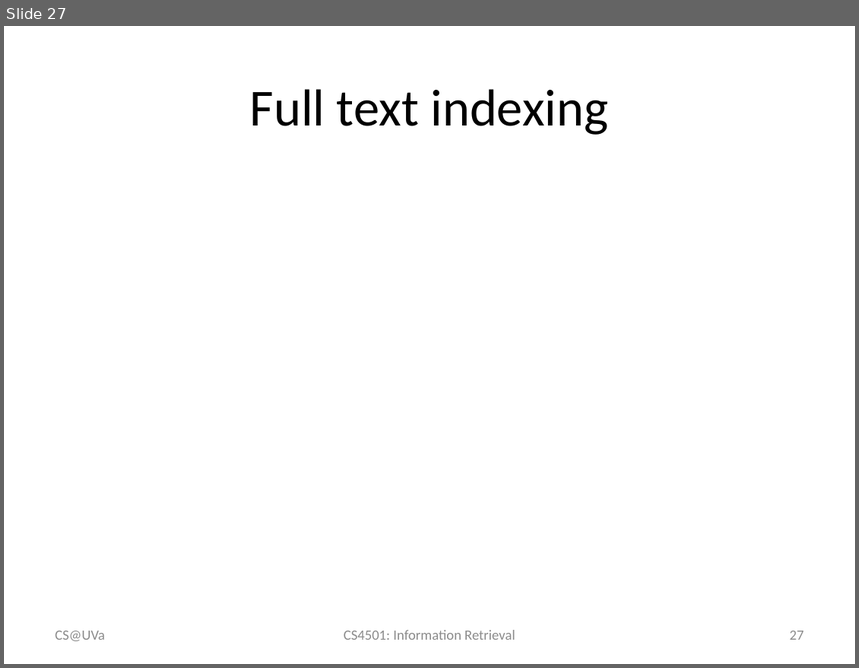
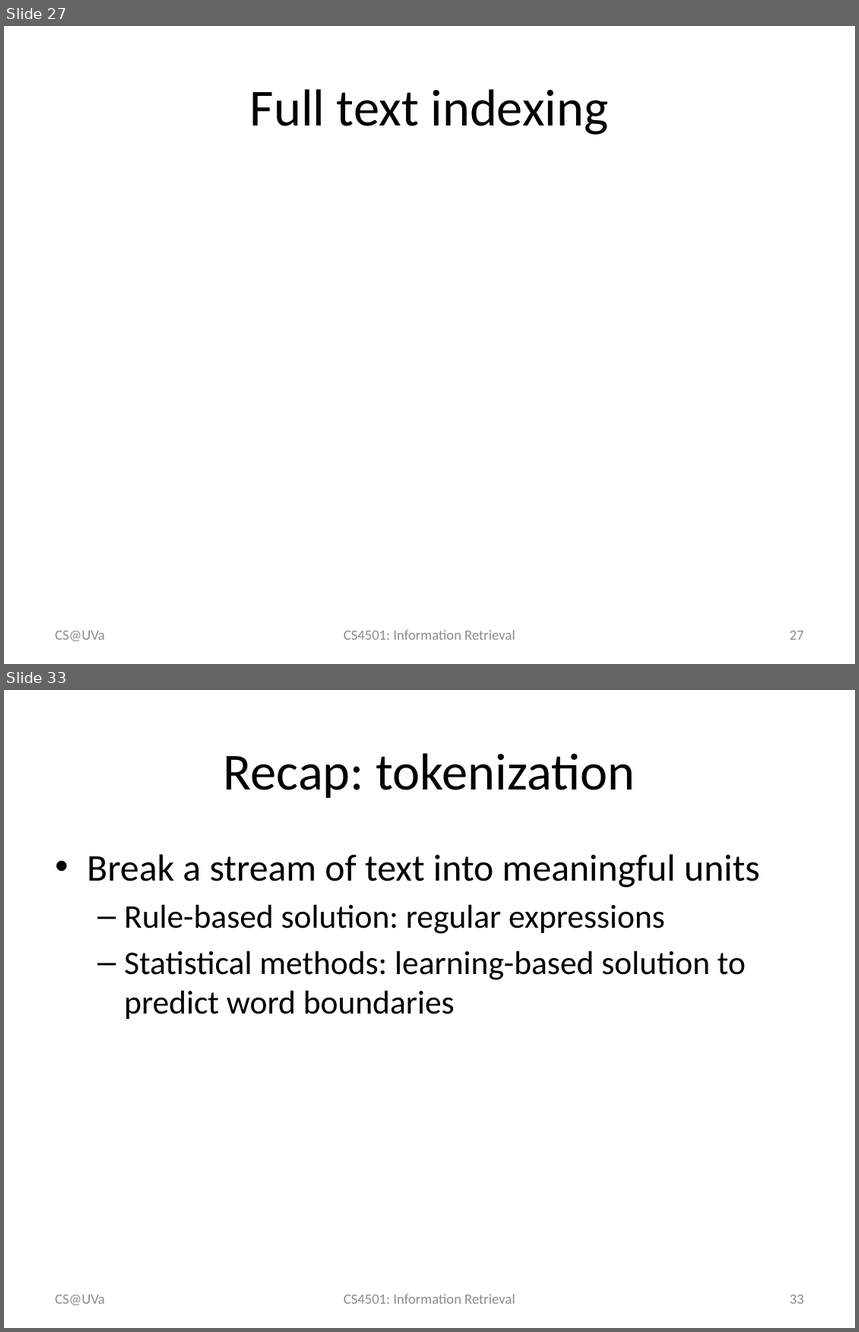
Before and after one commit to wang296/IR2015, a slide deck: docs/Crawler and Text Analysis.pptx. Shown one above the other, each under a label of ours: slide 27 before the commit, slides 27 and 33 after it; the slides between them are not shown. The pictures are 859x668 and 859x1332 pixels, drawn with LibreOffice and Linux fonts; fonts in the diff are those of the drawing; grey boxes stand for pictures. Boxes give left, top, right and bottom in pixels: in the first picture for what was removed or moved away, otherwise in the second. Text is boxed around its words. In the diff, an @@ line names an element or a change of style, - is before the commit and + after.

```diff
--- a/docs/Crawler and Text Analysis.pptx
+++ b/docs/Crawler and Text Analysis.pptx
@@ slide 33 added at (4,690,855,1328), background #FFFFFF @@
@@ title added at (224,753,636,798), 44 pt, text #000000 @@
+Recap: tokenization
@@ text added at (87,854,760,1019), 28 pt, text #000000 @@
+• Break a stream of text into meaningful units
+  – Rule-based solution: regular expressions
+  – Statistical methods: learning-based solution to predict word boundaries
@@ text added at (55,1295,105,1306), 12 pt, text #8C8C8C @@
+CS@UVa
@@ text added at (344,1294,515,1304), 12 pt, text #8C8C8C @@
+CS4501: Information Retrieval
@@ page number added at (790,1295,804,1304), 12 pt, text #8C8C8C @@
+33
```
Also in this commit, not shown: 2 slides changed, 6 other slides added, 4 other files.
